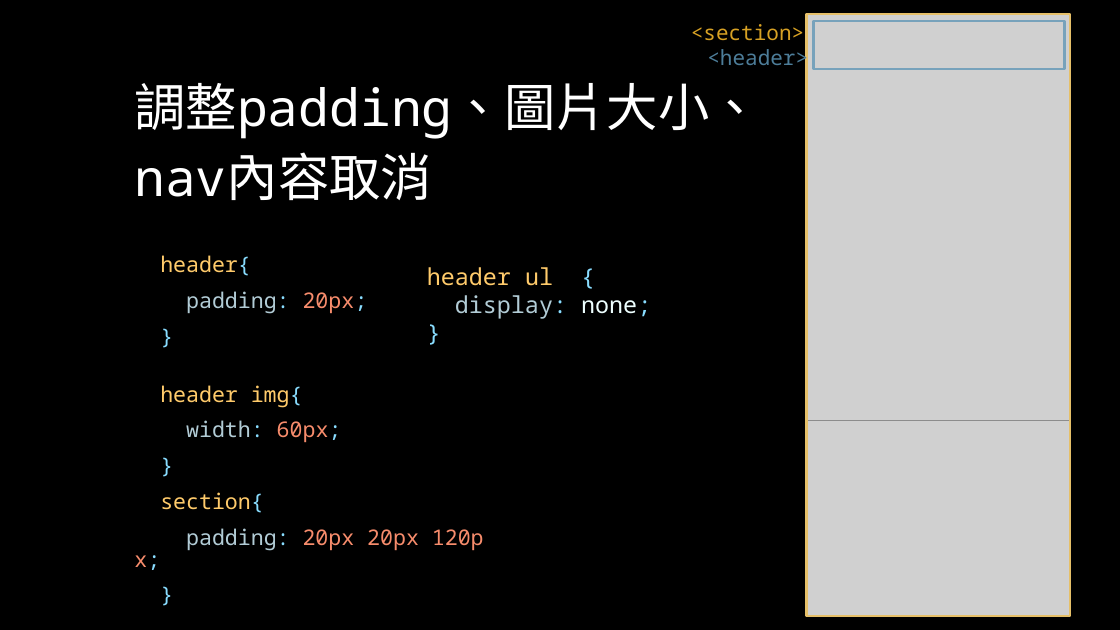
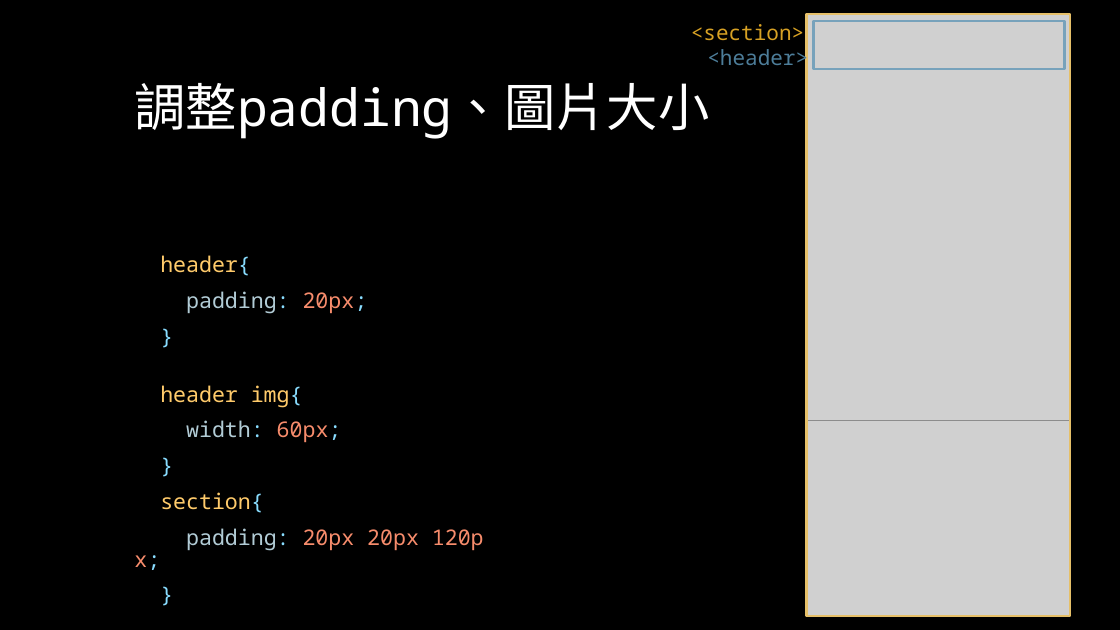
Before and after one commit to Alicexdcw/FrontEndTutorial, a slide deck: slide 10 of HTML & CSS & Javascript - RWD.pptx. Drawn at 1120x630 pixels with LibreOffice and Linux fonts; fonts in the diff are those of the drawing; grey boxes stand for pictures. Boxes give left, top, right and bottom in pixels: in the first picture for what was removed or moved away, otherwise in the second. Text is boxed around its words. In the diff, an @@ line names an element or a change of style, - is before the commit and + after.

```diff
--- a/HTML & CSS & Javascript - RWD.pptx
+++ b/HTML & CSS & Javascript - RWD.pptx
@@ title at box(134, 83, 709, 139): text changed @@
-調整padding、圖片大小、
-nav內容取消
+調整padding、圖片大小
@@ text removed at box(427, 267, 651, 319) @@
-header ul {
-display: none;
-}
```
Also in this commit, not shown: 8 other slides changed, 2 other files.
